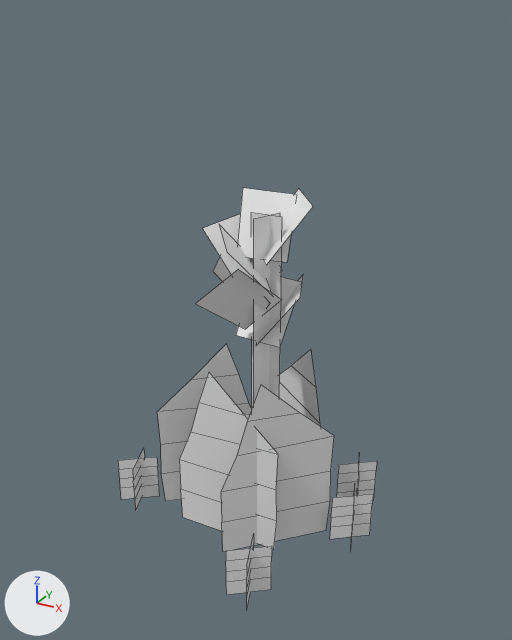
Two versions of the FBX model Assets/3D/GA_Diorama_1/Diorama_Mesh/Diorama_Divin_Vegetation.fbx, one commit apart.
Camera for both pictures: a 50 mm lens placed at (1.46, -2.69, 2.45), pointed at (-0.1, 0.14, 1.03). The lights are fixed; the arrows at lower left show +X, +Y and +Z. Mesh edges are drawn as thin lines.

The first picture shows 'SM_Herbe_001', 'SM_Roseaux.001'.
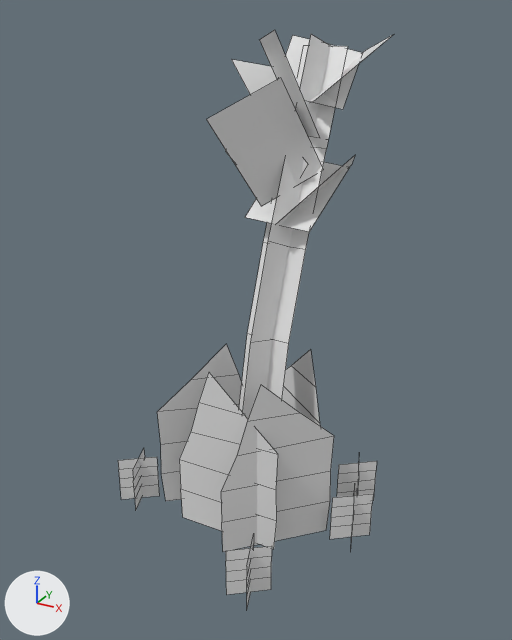
The change, as JSON lines over the scene's bpy script:
```json
{"block": "me_plane_055", "where": "# used by ob_sm_roseaux_001; location = (0.0, 0.0, 0.0)"}
{"block": "me_plane_055", "where": "# verts and faces of me_plane_055; kept vertices keep their numbers, new ones are numbered from 40"}
{"op": "remove", "block": "me_plane_055", "code": "me_plane_055.from_pydata(...)  # 40 vertices, 10 faces; spans x -0.31..0.24, y -0.31..0.23, z -0.02..1.69"}
{"op": "add", "block": "me_plane_055", "code": "me_plane_055.from_pydata(...)  # 56 vertices, 18 faces; spans x -0.35..0.2, y -0.53..0.05, z -0.04..1.65"}
{"block": "me_plane_055", "change": "me_plane_055 part 1: the loose piece of 4 vertices spanning x -0.26..0.07, y -0.11..0.14, z 1.29..1.58 is moved by (-0.04, -0.23, -0.04)"}
{"block": "me_plane_055", "change": "me_plane_055 part 2: the loose piece of 4 vertices spanning x -0.06..0.22, y -0.09..0.2, z 1.01..1.29 is moved by (-0.04, -0.23, -0.04)"}
{"block": "me_plane_055", "change": "me_plane_055 part 3: the loose piece of 4 vertices spanning x -0.08..0.24, y -0.08..0.23, z 1.41..1.69 is moved by (-0.04, -0.23, -0.04)"}
{"block": "me_plane_055", "change": "me_plane_055 part 4: the loose piece of 4 vertices spanning x -0.31..0.08, y -0.04..0.09, z 1.07..1.43 is moved by (-0.04, -0.23, -0.04)"}
{"block": "me_plane_055", "change": "me_plane_055 part 5: the loose piece of 4 vertices spanning x -0.14..0.13, y -0.31..0.06, z 1.29..1.58 is moved by (-0.04, -0.23, -0.04)"}
{"block": "me_plane_055", "change": "me_plane_055 part 6: the loose piece of 4 vertices spanning x -0.11..0.14, y -0.06..0.16, z 1.01..1.29 is moved by (-0.04, -0.23, -0.04)"}
{"block": "me_plane_055", "change": "me_plane_055 part 7: the loose piece of 4 vertices spanning x -0.15..0.14, y -0.08..0.2, z 1.41..1.69 is moved by (-0.04, -0.23, -0.04)"}
{"block": "me_plane_055", "change": "me_plane_055 part 8: the loose piece of 4 vertices spanning x -0.16..0.11, y -0.3..0.02, z 1.07..1.43 is moved by (-0.04, -0.23, -0.04)"}
{"block": "me_plane_055", "change": "me_plane_055 part 9: the loose piece of 4 vertices spanning x 0.01..0.07, y -0.08..0.06, z -0.02..1.62 is rebuilt with 12 vertices and now spans x -0.03..0.03, y -0.31..0.05, z -0.04..1.57"}
{"block": "me_plane_055", "change": "me_plane_055 part 10: the loose piece of 4 vertices spanning x -0.05..0.11, y 0.01, z -0.02..1.62 is deleted"}
{"block": "me_plane_055", "change": "me_plane_055 part 11"}
{"op": "add", "block": "me_plane_055", "code": "verts[40] = (-0.09, 0.0, 0.0)"}
{"op": "add", "block": "me_plane_055", "code": "verts[41] = (-0.09, -0.22, 1.57)  # pixel (303, 45)"}
{"op": "add", "block": "me_plane_055", "code": "verts[42] = (-0.09, -0.14, 0.3)"}
{"op": "add", "block": "me_plane_055", "code": "verts[43] = (-0.09, -0.2, 0.61)  # pixel (247, 333)"}
{"op": "add", "block": "me_plane_055", "code": "verts[44] = (-0.09, -0.22, 0.92)  # pixel (263, 242)"}
{"op": "add", "block": "me_plane_055", "code": "verts[45] = (-0.09, -0.22, 1.25)"}
{"op": "add", "block": "me_plane_055", "code": "for new, old in zip([*range(46, 52)], [*range(40, 46)]): verts[new] = verts[old] + (0.16, 0.0, 0.0)"}
{"op": "add", "block": "me_plane_055", "code": "faces += [(41, 45, 51, 47), (40, 46, 48, 42), (42, 48, 49, 43), (43, 49, 50, 44), (44, 50, 51, 45)]"}
{"op": "set", "path": "ob_sm_roseaux_001.rotation_euler", "old": "(0.0, 0.0, 0.0)", "new": "(-0.43, 0.0, 0.0)", "note": "degrees (0, 0, 0) -> degrees (-25, 0, 0)"}
{"op": "set", "path": "ob_sm_roseaux_001.scale", "old": "(1.0, 1.0, 1.0)", "new": "(1.5, 1.5, 1.5)"}
```

Pixel boxes [x1, y1, x2, y2] of what changed, in the pictures (512 x 640 px; the box of a moved part takes in the faces that stretch with it):
```json
{"object": "SM_Roseaux.001", "change": "reshaped, turned, rescaled", "before": [195, 188, 313, 406], "after": [206, 30, 394, 418]}
{"part": 1, "of": "me_plane_055", "change": "moved or reshaped", "before": [202, 214, 282, 280], "after": [231, 59, 277, 95]}
{"part": 2, "of": "me_plane_055", "change": "moved or reshaped", "before": [256, 275, 303, 345], "after": [275, 156, 355, 225]}
{"part": 3, "of": "me_plane_055", "change": "moved or reshaped", "before": [263, 189, 313, 265], "after": [311, 34, 394, 102]}
{"part": 4, "of": "me_plane_055", "change": "moved or reshaped", "before": [213, 257, 270, 306], "after": [225, 150, 308, 174]}
{"part": 5, "of": "me_plane_055", "change": "moved or reshaped", "before": [219, 225, 273, 296], "after": [260, 30, 319, 138]}
{"part": 6, "of": "me_plane_055", "change": "moved or reshaped", "before": [236, 277, 300, 347], "after": [245, 162, 350, 232]}
{"part": 7, "of": "me_plane_055", "change": "moved or reshaped", "before": [238, 188, 297, 262], "after": [285, 35, 362, 109]}
{"part": 8, "of": "me_plane_055", "change": "moved or reshaped", "before": [195, 269, 280, 329], "after": [206, 78, 323, 206]}
{"part": 9, "of": "me_plane_055", "change": "rebuilt", "before": [254, 213, 280, 401], "after": [243, 34, 330, 418]}
{"part": 10, "of": "me_plane_055", "change": "deleted", "before": [251, 212, 282, 406]}
{"part": 11, "of": "me_plane_055", "change": "added", "after": [239, 45, 348, 413]}
```
